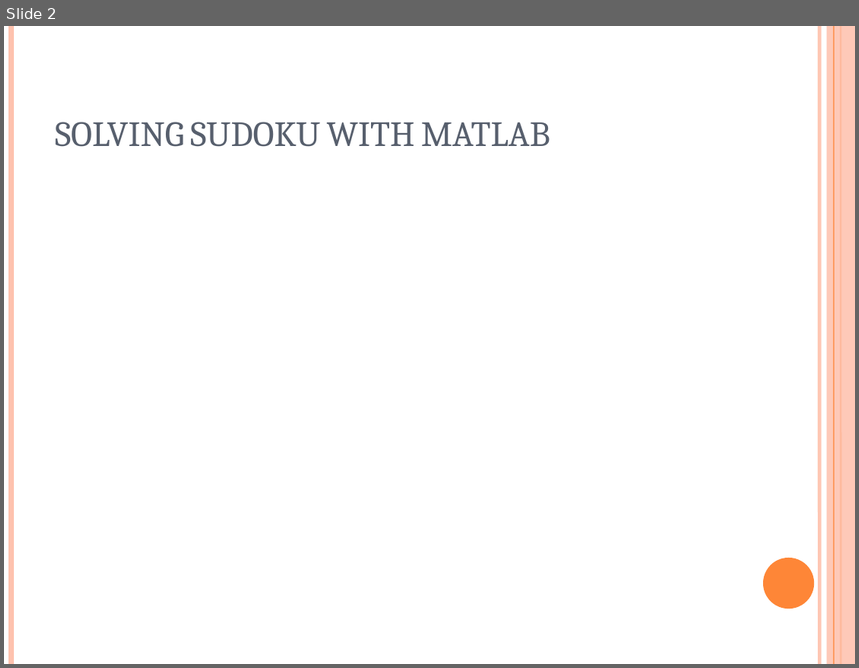
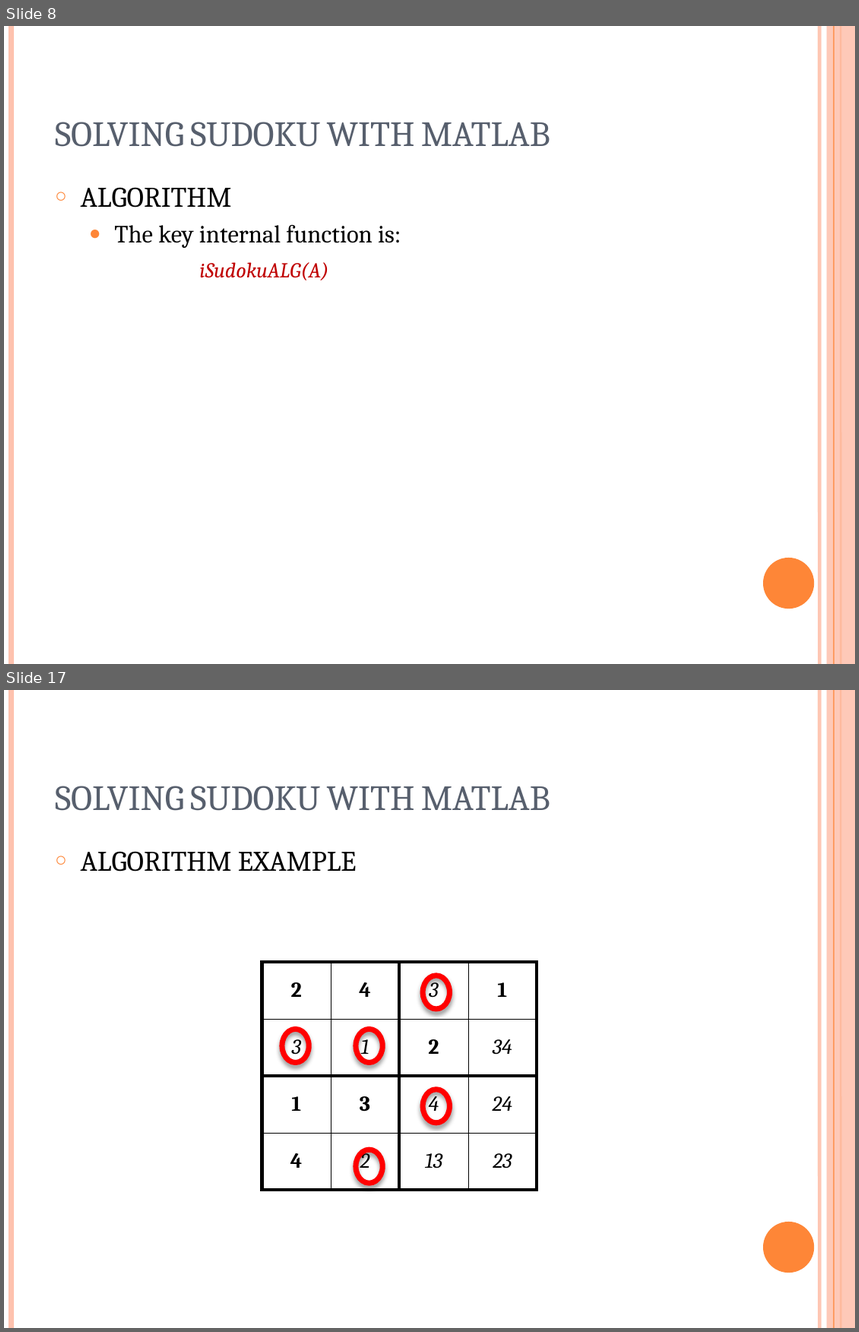
Before and after one commit to VivekVeeri/i-sudoku-matlab, a slide deck: doc/SOLVING SUDOKU WITH MATLAB.pptx. Shown one above the other, each under a label of ours: slide 2 before the commit, slides 8 and 17 after it; the slides between them are not shown. The pictures are 859x668 and 859x1332 pixels, drawn with LibreOffice and Linux fonts; fonts in the diff are those of the drawing. Boxes give left, top, right and bottom in pixels: in the first picture for what was removed or moved away, otherwise in the second. Text is boxed around its words. In the diff, an @@ line names an element or a change of style, - is before the commit and + after.

```diff
--- a/doc/SOLVING SUDOKU WITH MATLAB.pptx
+++ b/doc/SOLVING SUDOKU WITH MATLAB.pptx
@@ slide 17 added at (4,690,855,1328), background #FFFFFF; not listed: 6 template elements that a slide beside it also shows @@
@@ title added at (55,786,550,811), 30 pt, text #575F6D, small capitals @@
+SOLVING SUDOKU WITH MATLAB
@@ text added at (81,851,357,872), 24 pt, text #000000 @@
+○ ALGORITHM EXAMPLE
@@ table added at (262,962,538,1191), 4 rows, 4 columns @@
+2 | 4 | 3 | 1
+3 | 1 | 2 | 34
+1 | 3 | 4 | 24
+4 | 2 | 13 | 23
@@ ellipse added at (423,976,449,1009), outline #FF0000 4.5 pt @@
@@ ellipse added at (282,1030,309,1063), outline #FF0000 4.5 pt @@
@@ ellipse added at (356,1030,382,1063), outline #FF0000 4.5 pt @@
@@ ellipse added at (423,1089,449,1122), outline #FF0000 4.5 pt @@
@@ ellipse added at (356,1150,382,1182), outline #FF0000 4.5 pt @@
@@ what was slide 2 is now slide 8 @@
@@ slide 8 changed as well @@
@@ text added at (81,187,401,281), 21 pt, text #000000 @@
+○ ALGORITHM
+  ● The key internal function is:
+  iSudokuALG(A)
```
Also in this commit, not shown: 1 other slide changed, 18 other slides added, 1 other file.
